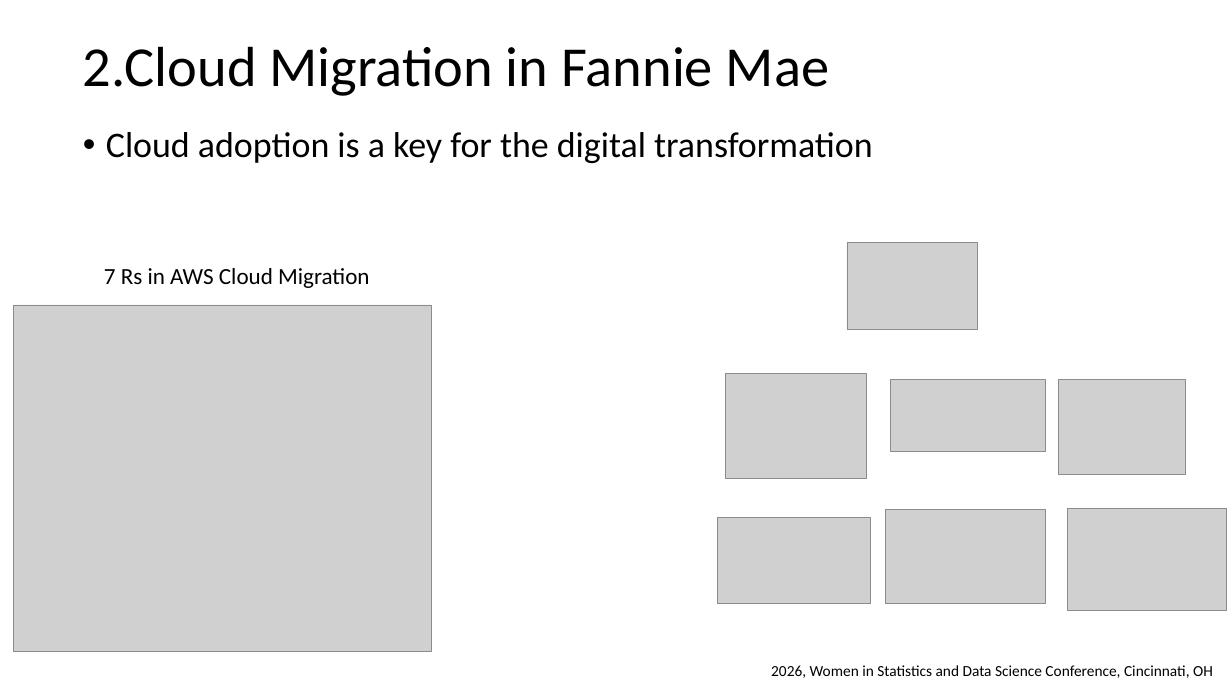
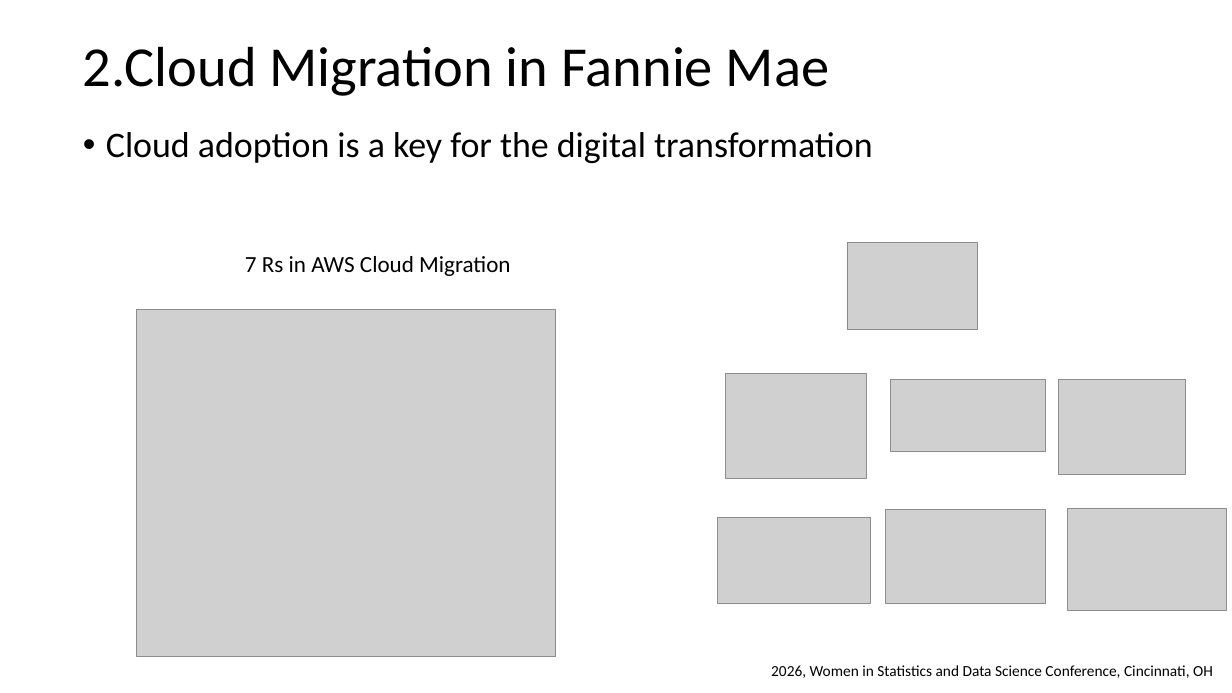
Before and after one commit to wx2123/WSDS-2026-OH, a slide deck: slide 4 of 2026 WSDS - Wujian Xue.pptx. Drawn at 1232x693 pixels with LibreOffice and Linux fonts; fonts in the diff are those of the drawing; grey boxes stand for pictures. Boxes give left, top, right and bottom in pixels: in the first picture for what was removed or moved away, otherwise in the second. Text is boxed around its words. In the diff, an @@ line names an element or a change of style, - is before the commit and + after.

```diff
--- a/2026 WSDS - Wujian Xue.pptx
+++ b/2026 WSDS - Wujian Xue.pptx
@@ text "7 Rs in AWS Cloud ...": place and size @@
-text "7 Rs in AWS Cloud ..." at [104,268,369,288]
+text "7 Rs in AWS Cloud ..." at [245,256,510,276]
@@ picture: place and size @@
-picture at [13,305,432,652]
+picture at [137,310,555,656]
```
Also in this commit, not shown: 6 other slides changed, 1 slide added.
